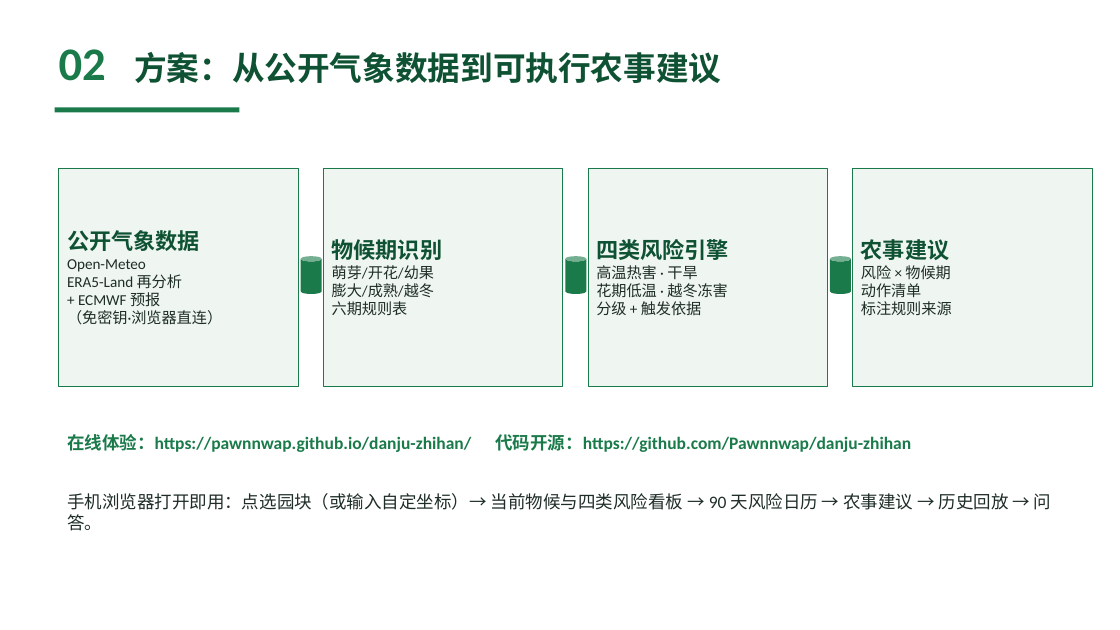
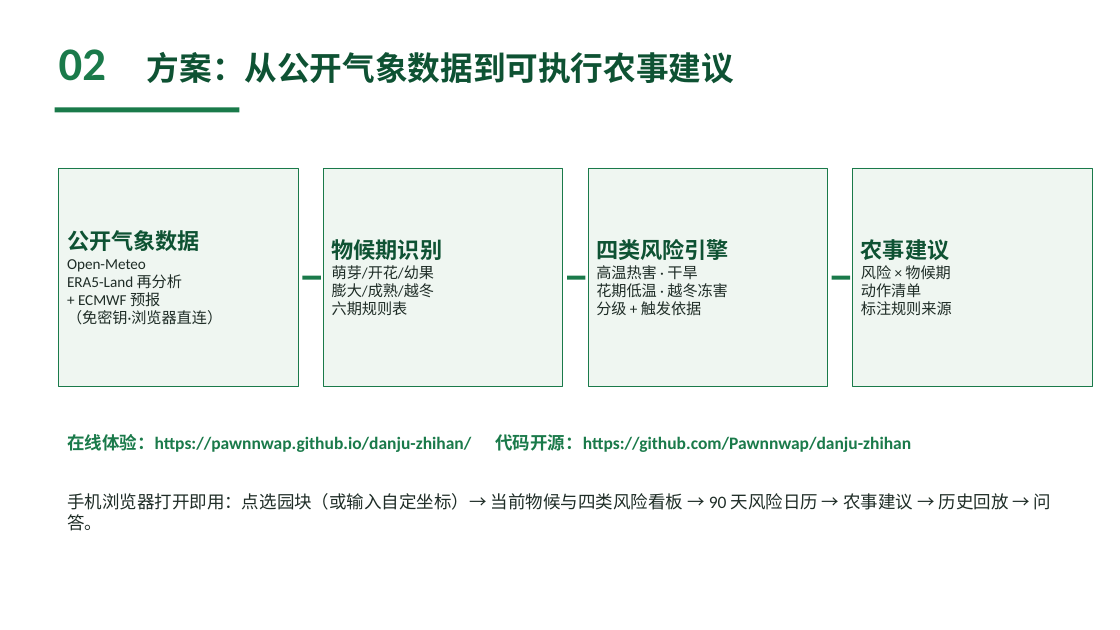
Before and after one commit to Pawnnwap/danju-zhihan, a slide deck: slide 3 of 丹橘知旱-参赛PPT.pptx. Drawn at 1120x630 pixels with LibreOffice and Linux fonts; fonts in the diff are those of the drawing. Boxes give left, top, right and bottom in pixels: in the first picture for what was removed or moved away, otherwise in the second. Text is boxed around its words. In the diff, an @@ line names an element or a change of style, - is before the commit and + after.

```diff
--- a/丹橘知旱-参赛PPT.pptx
+++ b/丹橘知旱-参赛PPT.pptx
@@ text "方案：从公开气象数据到可执行农事建议" moved from (x1=134, y1=52, x2=721, y2=83) to (x1=147, y1=52, x2=734, y2=83) @@
@@ rectangle resized from (x1=301, y1=256, x2=322, y2=294) to (x1=302, y1=276, x2=321, y2=280) @@
@@ cylinder to rectangle in 3 elements at (x1=832, y1=276, x2=850, y2=280), (x1=302, y1=276, x2=321, y2=280), (x1=567, y1=276, x2=586, y2=280) @@
@@ rectangle resized from (x1=565, y1=256, x2=586, y2=294) to (x1=567, y1=276, x2=586, y2=280) @@
@@ rectangle resized from (x1=830, y1=256, x2=851, y2=294) to (x1=832, y1=276, x2=850, y2=280) @@
```
Also in this commit, not shown: 5 other slides changed, 1 slide added, 49 other files.
